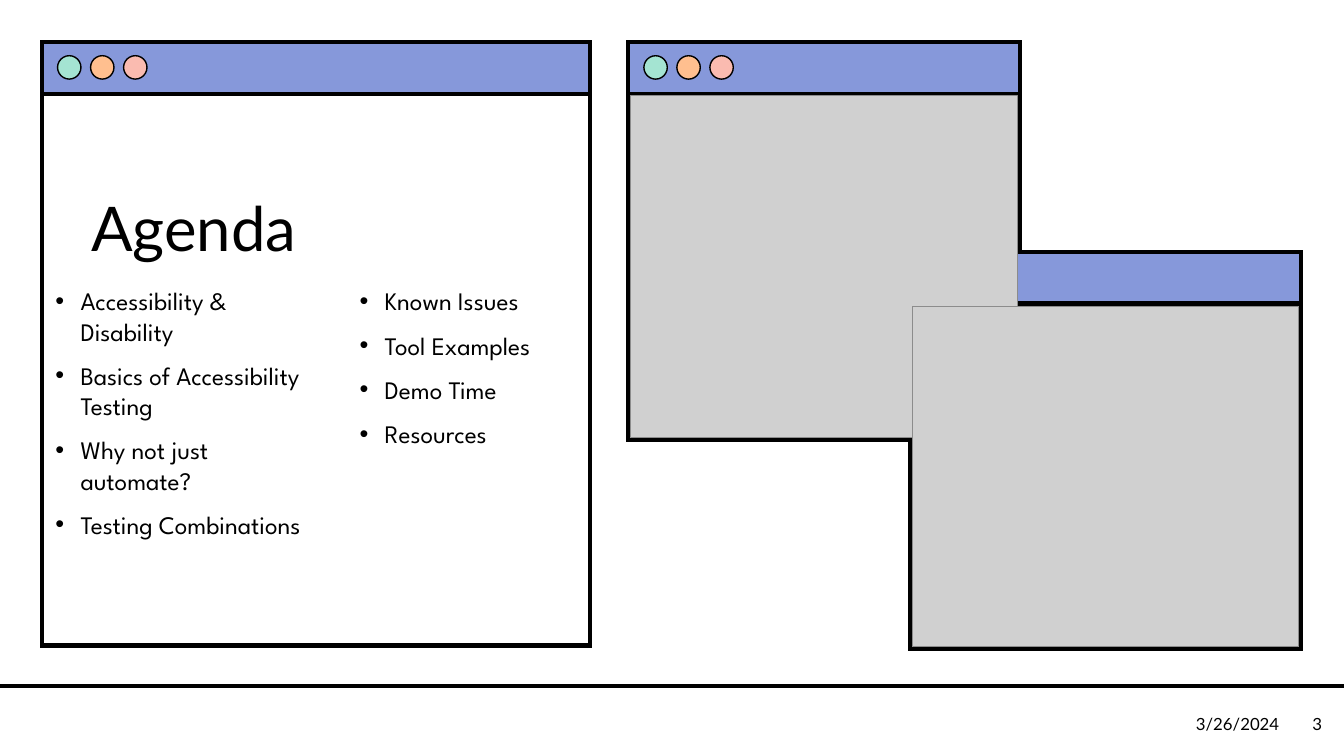
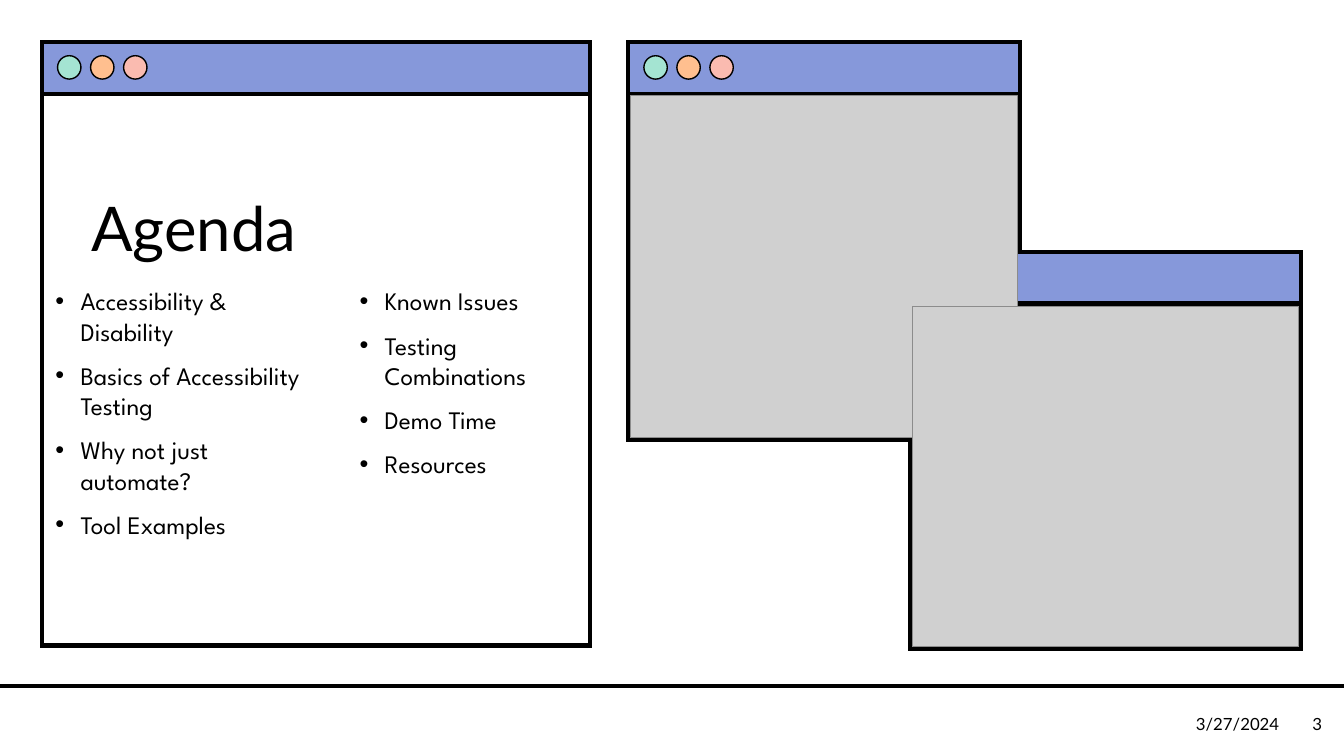
Before and after one commit to CorgiDev/A11y-Materials, a slide deck: slide 3 of Presentations/2024 Presentations/Accessibility Testing with Screen Reader.pptx. Drawn at 1344x756 pixels with LibreOffice and Linux fonts; fonts in the diff are those of the drawing; grey boxes stand for pictures; background and template pictures are left out. Boxes give left, top, right and bottom in pixels: in the first picture for what was removed or moved away, otherwise in the second. Text is boxed around its words. In the diff, an @@ line names an element or a change of style, - is before the commit and + after.

```diff
--- a/Presentations/2024 Presentations/Accessibility Testing with Screen Reader.pptx
+++ b/Presentations/2024 Presentations/Accessibility Testing with Screen Reader.pptx
@@ text at box(385, 338, 526, 386): text changed @@
-• Tool Examples
+• Testing Combinations
@@ text at box(81, 516, 226, 540): text changed @@
-• Testing Combinations
+• Tool Examples
@@ text at box(1196, 717, 1279, 731): text changed @@
-3/26/2024
+3/27/2024
```
Also in this commit, not shown: 12 other slides changed.
